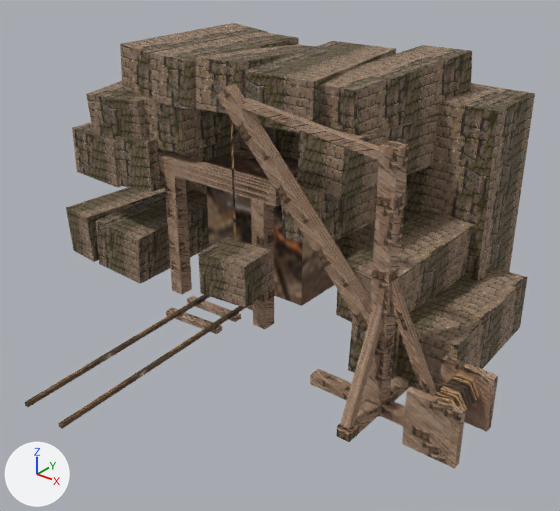
The glTF model godot/project/assets/forest_rescue/landmarks/lf_env_quarry_mine_LOD1.glb as it was, and as the next commit left it.
One viewpoint serves both versions: a 50 mm lens placed at (9.77, -11.2, 8.0), pointed at (1.69, -1.11, 1.74). Every picture has the same lights, and +X, +Y and +Z are marked at lower left. The older version comes first. Where no turn or scale is listed for an object, it has been applied to the vertices. Vertices at exactly the same position are counted once.

Objects in the first picture: 'lf_env_quarry_mine_LOD1'.
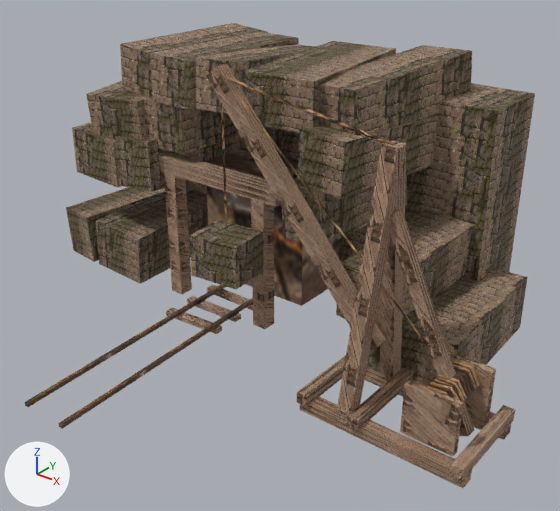
Changed parts and their boxes [x1, y1, x2, y2] in the pictures (560 x 511 px; the box of a moved part takes in the faces that stretch with it):
'lf_env_quarry_mine_LOD1', reshaped
    before: [25, 23, 535, 469]
    after: [25, 23, 535, 488]
part 1 of me_lf_env_quarry_mine_lod1, added (brown)
    after: [449, 405, 515, 481]
part 2 of me_lf_env_quarry_mine_lod1, added (brown)
    after: [400, 380, 463, 457]
part 3 of me_lf_env_quarry_mine_lod1, added (brown)
    after: [449, 351, 496, 420]
part 4 of me_lf_env_quarry_mine_lod1, moved or reshaped
    before: [230, 118, 236, 244]
    after: [229, 77, 395, 145]
part 5 of me_lf_env_quarry_mine_lod1, added (brown)
    after: [426, 358, 481, 402]
part 6 of me_lf_env_quarry_mine_lod1, added
    after: [221, 103, 227, 226]
part 7 of me_lf_env_quarry_mine_lod1, deleted (brown)
    before: [434, 372, 481, 410]
part 8 of me_lf_env_quarry_mine_lod1, deleted (brown)
    before: [242, 98, 379, 160]
part 9 of me_lf_env_quarry_mine_lod1, moved or reshaped
    before: [198, 237, 272, 308]
    after: [189, 220, 263, 290]
part 10 of me_lf_env_quarry_mine_lod1, moved or reshaped
    before: [217, 84, 498, 469]
    after: [206, 64, 440, 431]
part 11 of me_lf_env_quarry_mine_lod1, surface changed
    before: [198, 237, 466, 444]
    after: [189, 140, 512, 488]

Edits to the bpy script that builds the scene:
```text
Change me_lf_env_quarry_mine_lod1:
    used by ob_lf_env_quarry_mine_lod1_1; location = (0.0, 0.0, 0.0)
    verts and faces of me_lf_env_quarry_mine_lod1; kept vertices keep their numbers, new ones are numbered from 310
    before: 136 (0.84, -2.37, 1.2) at pixel (200, 293), 137 (1.84, -2.27, 1.2) at pixel (245, 308), 138 (0.76, -1.53, 1.2), 139 (1.76, -1.43, 1.2) at pixel (271, 288), 140 (0.84, -2.37, 2.0) at pixel (198, 253)
    before: 141 (1.84, -2.27, 2.0) at pixel (244, 267), 142 (0.76, -1.53, 2.0) at pixel (226, 237), 143 (1.76, -1.43, 2.0) at pixel (271, 249)
    remove me_lf_env_quarry_mine_lod1.from_pydata(...)  # 310 vertices, 464 faces; spans x -4.72..6.15, y -5.6..3.1, z -0.05..5.17
    add me_lf_env_quarry_mine_lod1.from_pydata(...)  # 342 vertices, 504 faces; spans x -4.72..6.4, y -5.6..3.1, z -0.05..5.3
    me_lf_env_quarry_mine_lod1 part 1: a new loose piece, a box spanning x 6.2..6.4, y -2.8..-1.0, z 0.2..0.4, in mat_lm_wood
    me_lf_env_quarry_mine_lod1 part 2: a new loose piece, a box spanning x 5.2..6.1, y -2.52..-2.38, z 0.3..1.2, in mat_lm_wood
    me_lf_env_quarry_mine_lod1 part 3: a new loose piece, a box spanning x 5.2..6.1, y -1.42..-1.28, z 0.3..1.2, in mat_lm_wood
    me_lf_env_quarry_mine_lod1 part 4: the loose piece of 8 vertices spanning x 1.27..1.33, y -1.92..-1.88, z 2.15..4.85 is multiplied about its middle by the matrix ((0.185, 0.0, 1.186), (0.0, -1.2, 0.0), (1.186, 0.0, -0.185)), then moved by (1.5, 0.0, 1.35)
    me_lf_env_quarry_mine_lod1 part 5: a new loose piece, a 6-sided cylinder along y spanning x 5.35..5.95, y -2.4..-1.4, z 0.69..1.21, in mat_lm_misc
    me_lf_env_quarry_mine_lod1 part 6: the loose piece of 8 vertices spanning x 1.27..1.33, y -1.92..-1.88, z 2.15..4.85 is copied, and the copy is moved by (-0.2, 0.0, 0.3); it spans x 1.08..1.12, y -1.92..-1.88, z 2.45..5.15
    me_lf_env_quarry_mine_lod1 part 7: the loose piece of 14 vertices spanning x 5.42..5.98, y -2.4..-1.4, z 0.51..0.99 is deleted
    me_lf_env_quarry_mine_lod1 part 8: the loose piece of 8 vertices spanning x 1.59..4.41, y -1.97..-1.83, z 4.33..4.82 is deleted
    me_lf_env_quarry_mine_lod1 part 9
    add for i in [*range(136, 144)]: verts[i] += (-0.2, 0.0, 0.3)
    me_lf_env_quarry_mine_lod1 part 10
    14 vertices are removed from x 1.1..6.15, y -2.52..-1.28, z 0.1..4.99
    36 faces are deleted
    50 vertices move from x 3.1..6.15, y -2.9..-0.9, z 0.0..2.64 to x 3.4..6.4, y -2.8..-1.0, z 0.0..4.62
    22 vertices are added at x 0.88..5.66, y -2.8..-1.0, z 0.2..5.3
    36 new faces join them, mat_lm_wood
    8 new faces join them, mat_lm_misc
    me_lf_env_quarry_mine_lod1 part 11: 72 kept faces spanning x 0.56..6.4, y -2.8..-1.0, z 0.0..4.62 get new texture (UV) coordinates
```
